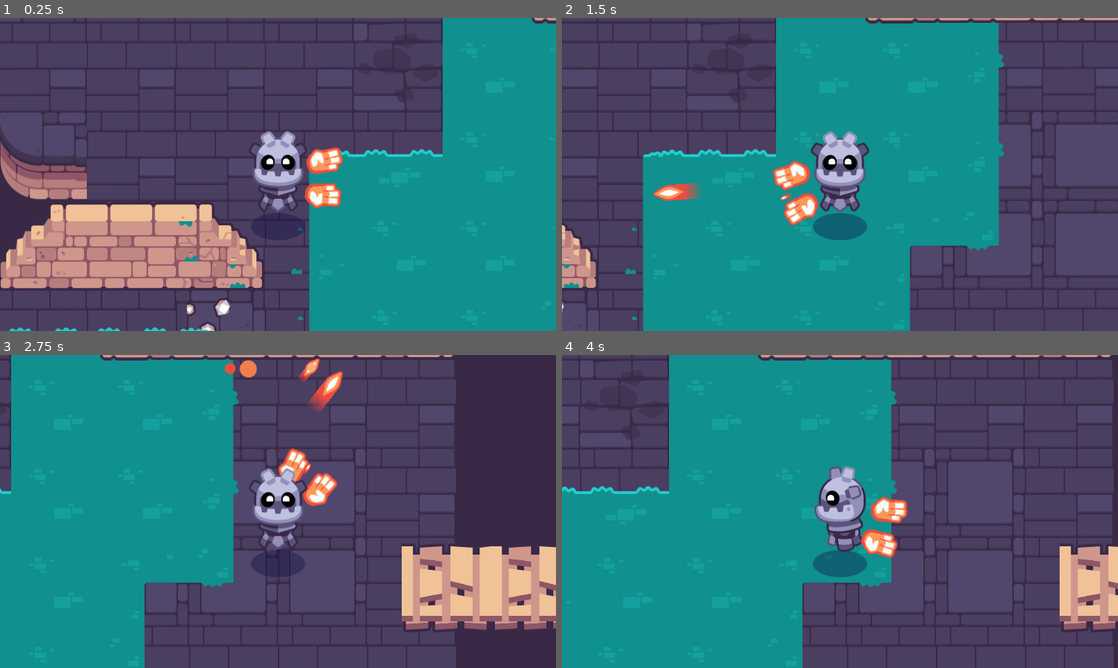
Above: before the commit, frames 1-4 (two rows, left to right).
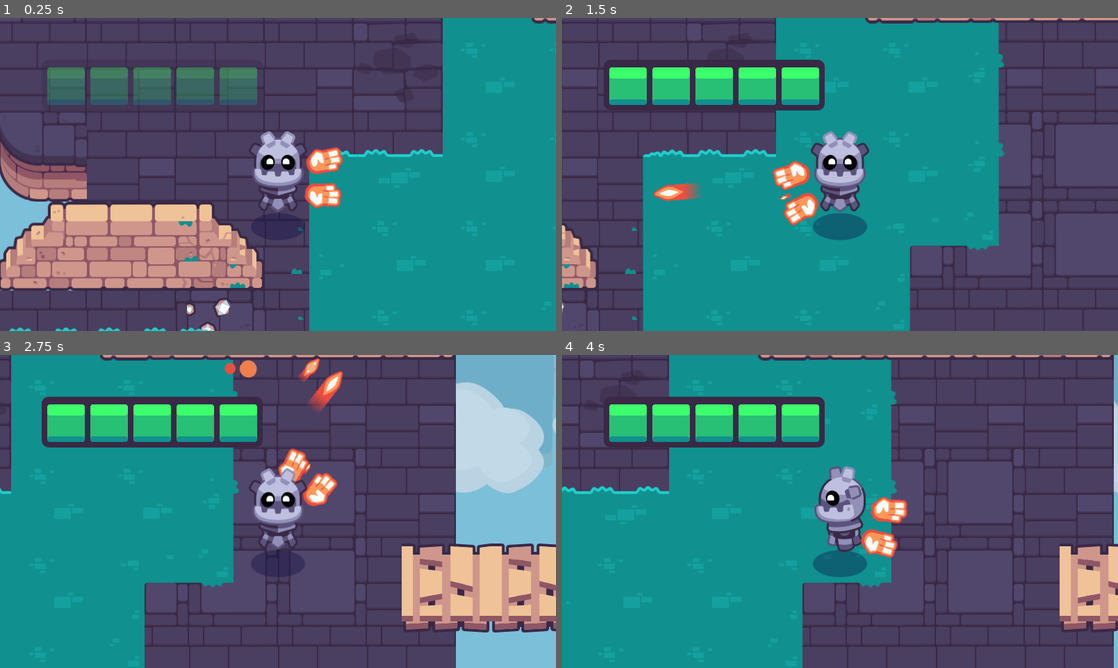
Above: after the commit, the same moments.

Repository: peeryo/2d-GameDev-course
Game: Godot game, scene res://start.tscn
Two runs of this game, one before a commit and one after it. Both use one fixed random seed, a clock stepped at 60 frames per second and the inputs below. This scene is started directly instead of the project's main scene. Sound files missing from this copy of the repository are replaced by a short silence.
Inputs (mouse positions are in pixels of both pictures, inside the frame that each line leads up to):
- Up to frame 1 (0.25 s): no input
- Up to frame 2 (1.5 s): tap Enter at 0.5 s; move the mouse to (962, 158) at 0.52 s; hold D (move_right) 0.53-1.25 s; hold Mouse wheel down (cycle_weapon_down) 0.53-1.25 s; click (962, 158) at 0.67 s; drag from (728, 190) to (812, 237) at 1.27 s
- Up to frame 3 (2.75 s): move the mouse to (333, 442) at 2.02 s; press the mouse at (333, 442) at 2.03 s; hold D (move_right) from 2.03 s (still down)
- Up to frame 4 (4 s): release D (move_right) at 2.75 s; release the mouse at (895, 442) at 2.75 s; drag from (812, 574) to (784, 367) at 2.77 s; move the mouse to (1006, 558) at 3.52 s; hold A (move_left) from 3.53 s (still down); hold Mouse wheel up (cycle_weapon_up) from 3.53 s (still down)

The runs differ from the first frame. In frame 1, 5.1% of the frame differs, in the area x 0-47%, y 15-88%; in frame 2, 5.7%; in frame 3, 19%, in the area x 7-100%, y 0-100%; in frame 4, 6.2%.

Commit message:
Added a sky and a healthbar

Diff:
--- a/02.getting-to-know-godot/start.tscn
+++ b/02.getting-to-know-godot/start.tscn
@@ -7,6 +7,8 @@
 [ext_resource type="PackedScene" uid="uid://dds7yrrx56gcy" path="res://player/player.tscn" id="5_0nmn0"]
 [ext_resource type="PackedScene" uid="uid://dgayuh42w4v6u" path="res://levels/rooms/room_b.tscn" id="6_wfrr5"]
 [ext_resource type="PackedScene" uid="uid://cq0mmphkbrvmm" path="res://levels/rooms/room_c.tscn" id="7_f4udd"]
+[ext_resource type="PackedScene" uid="uid://wdey00p3syru" path="res://levels/background/background_blue_sky.tscn" id="8_axnfa"]
+[ext_resource type="PackedScene" uid="uid://cce7r30dfjm4r" path="res://interface/bars/ui_health_bar.tscn" id="9_anrtc"]
 
 [node name="Start" type="Node2D"]
 script = ExtResource("2")
@@ -37,3 +39,13 @@
 
 [node name="RoomC" parent="." instance=ExtResource("7_f4udd")]
 position = Vector2(1664, -1152)
+
+[node name="BackgroundBlueSky" parent="." instance=ExtResource("8_axnfa")]
+
+[node name="CanvasLayer" type="CanvasLayer" parent="."]
+
+[node name="UIHealthBar" parent="CanvasLayer" instance=ExtResource("9_anrtc")]
+offset_left = 60.0
+offset_top = 60.0
+offset_right = 378.0
+offset_bottom = 132.725
Not shown: 1 places in 02.getting-to-know-godot/start.tscn that only renumber resources
Not shown, changed: 02.getting-to-know-godot/godot_tours.log
Not shown, added: 02.getting-to-know-godot/godot_tours.log-S5RYOO
Not shown, removed: 02.getting-to-know-godot/godot_tours.log-ioDlnS
